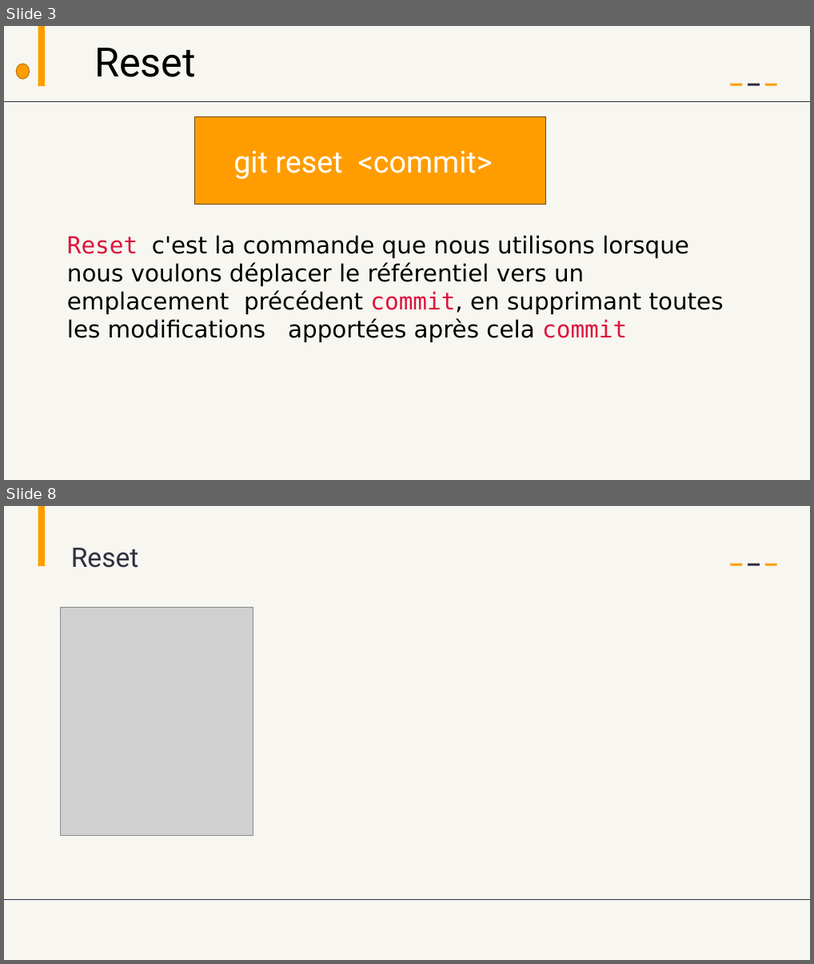
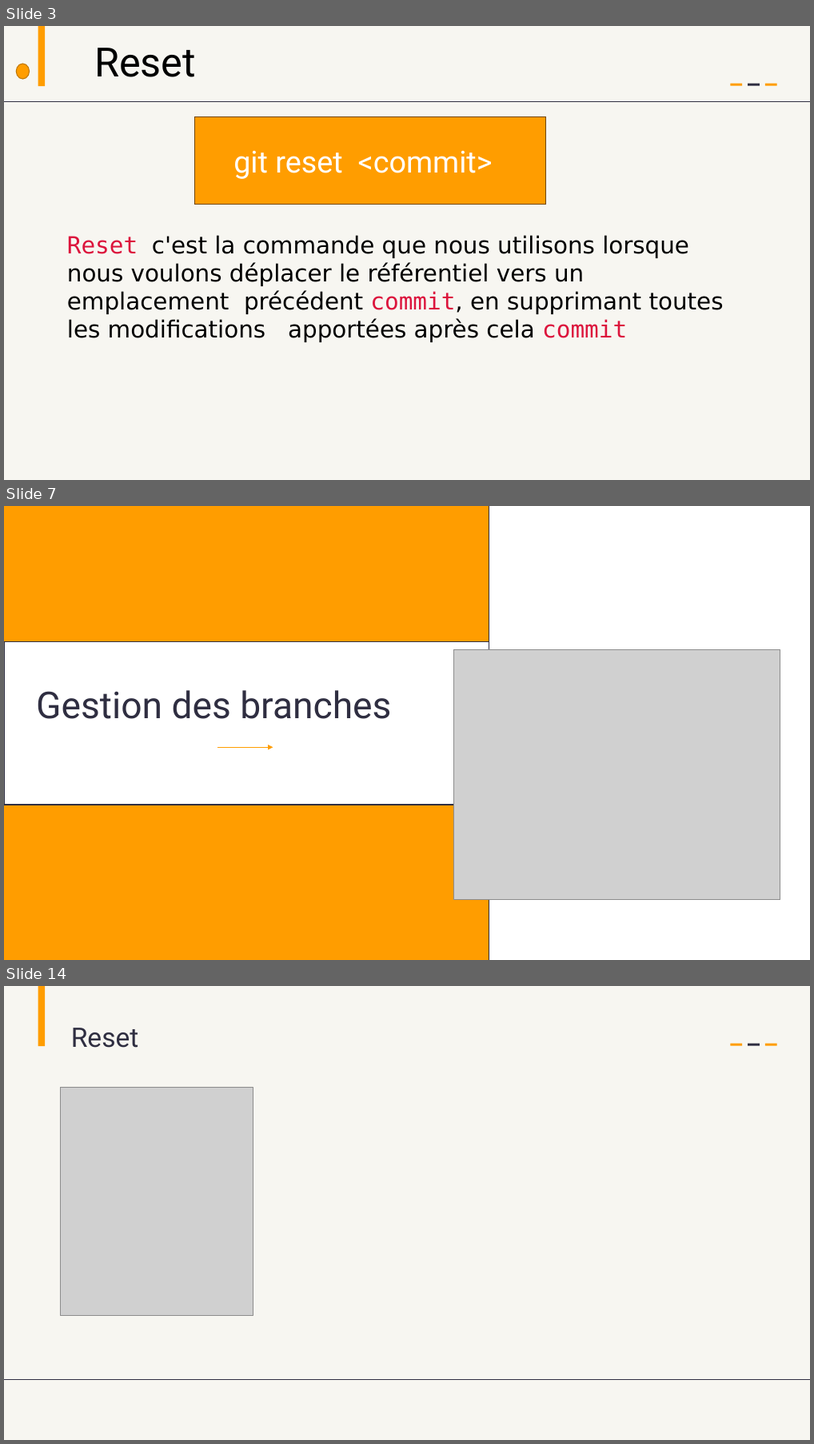
Before and after one commit to AbdessamadAbdaoui/Presentation_Git, a slide deck: presentation_Git.pptx. Shown one above the other, each under a label of ours: slides 3 and 8 before the commit, slides 3, 7 and 14 after it; the slides between them are not shown. The pictures are 814x964 and 814x1444 pixels, drawn with LibreOffice and Linux fonts; fonts in the diff are those of the drawing; grey boxes stand for pictures. Boxes give left, top, right and bottom in pixels: in the first picture for what was removed or moved away, otherwise in the second. Text is boxed around its words. In the diff, an @@ line names an element or a change of style, - is before the commit and + after.

```diff
--- a/presentation_Git.pptx
+++ b/presentation_Git.pptx
@@ slide 7 added at box(4, 506, 810, 960), background #FF9D00 @@
@@ rectangle added at box(489, 506, 810, 960), fill #FFFFFF @@
@@ line added from (489, 506) to (489, 960), #2F2E41 1 pt @@
@@ rectangle added at box(4, 641, 489, 805), fill #FFFFFF, outline #2F2E41 1 pt @@
@@ picture added at box(454, 649, 781, 900) @@
@@ text added at box(36, 690, 391, 719), 44 pt, text #2F2E41 @@
+Gestion des branches
@@ arrow added from (218, 748) to (274, 748), #FF9D00 0.5 pt @@
@@ what was slide 8 is now slide 14 @@
```
Also in this commit, not shown: 4 slides changed, 6 other slides added, 2 slides removed.
